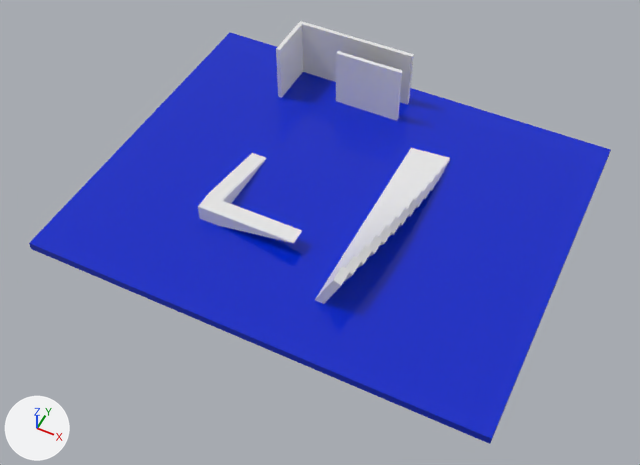
A saved change to the glTF model dev/dev_map.glb.
Rendered twice from a 50 mm lens placed at (64.2, -133.3, 148.1), pointed at (4.5, -13.8, -1.3). The axes (+X, +Y, +Z) are drawn at lower left. The lights are the same throughout. The picture after the commit comes second. Objects named as collision shapes, trigger or cutter boxes, shadow casters or lower levels of detail are left out. Vertices at exactly the same position are counted once.

Objects in the first picture: 'Cube', 'Plane', 'Ramps', 'Stairs'.
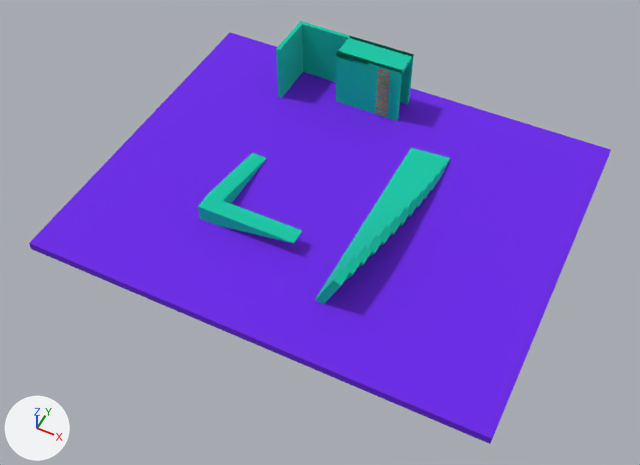
Where the newer file only moved an object's origin or applied its transform, the numbers keep the older frame.

Boxes (x1, y1, x2, y2) around the edits, measured in the pictures (640 x 465 px):
'Plane', recoloured (blue to purple): (29, 32, 611, 444) in both
'Cube', recoloured, reshaped (darker): (276, 21, 414, 121) in both
'Ramps', recoloured (white to cyan): (315, 148, 450, 304) in both
'Stairs', recoloured (white to cyan): (198, 153, 302, 243) in both
'Cube.001', added: after (376, 68, 390, 115)
part 1 of me_cube_009, added (cyan): after (336, 36, 414, 74)
part 2 of me_cube_009, recoloured (darker): (276, 21, 414, 121) in both

Diff of the bpy script that builds the scene:
```diff
--- a/dev/dev_map.glb.py
+++ b/dev/dev_map.glb.py
@@ mat_material_001 @@
 mat_material_001 = principled_material('Material.001')
-mat_material_001.base_color = (0.0, 0.0182, 0.57)  # blue #0025c7
+mat_material_001.base_color = (0.0, 0.57, 0.377)  # cyan #00c7a5
 mat_material_001.roughness = 0.0
@@ mat_material @@
+mat_material = principled_material('Material')
+mat_material.base_color = (0.147, 0.0155, 0.8)  # purple #6b21e7
+mat_material.roughness = 1.0
@@ mat_material_002 @@
+mat_material_002 = principled_material('Material.002')
+mat_material_002.base_color = (0.8, 0.00246, 0.0)  # red #e70800
+mat_material_002.roughness = 1.0
@@ me_cube_001 @@
 me_cube_001.from_pydata(...)  # 258 vertices, 492 faces; spans x -13.7..10.3, y -20.0..4.0, z 1.0..5.0
+me_cube_001.materials.append(mat_material_001)  # cyan #00c7a5
@@ me_cube_007 @@
 me_cube_007.from_pydata(...)  # 8 vertices, 12 faces; spans x -50.4..56.4, y -47.0..40.0, z -1.0..1.0
-me_cube_007.materials.append(mat_material_001)  # blue #0025c7
+me_cube_007.materials.append(mat_material)  # purple #6b21e7
@@ me_cube_009 @@
 # used by ob_cube; location = (22.8, 3.9, 2.0)
 # verts and faces of me_cube_009; kept vertices keep their numbers, new ones are numbered from 26
 # before: 5 (-17.0, 30.6, 14.0) at pixel (413, 54), 7 (-34.0, 30.6, 14.0) at pixel (350, 35), 9 (-17.0, 22.6, 14.0) at pixel (400, 72), 11 (-34.0, 22.6, 14.0) at pixel (336, 53)
-me_cube_009.from_pydata(...)  # 26 vertices, 48 faces; spans x -48.0..-17.0, y 17.6..30.6, z -1.0..14.0
+me_cube_009.from_pydata(...)  # 30 vertices, 60 faces; spans x -48.0..-17.0, y 17.6..30.6, z -1.0..14.0
+# me_cube_009 part 1
+for new, old in zip([*range(26, 30)], [5, 7, 9, 11]): verts[new] = verts[old] + (0.0, 0.0, -1.0)
+faces += [(9, 11, 28), (11, 29, 28), (7, 29, 11), (7, 27, 29), (5, 27, 7), (5, 26, 27)]
+faces += [(5, 9, 26), (9, 28, 26), (26, 29, 27), (26, 28, 29), (7, 11, 9), (5, 7, 9)]
+# me_cube_009 part 2: 48 faces spanning x -48.0..-17.0, y 17.6..30.6, z -1.0..14.0 switch from no material to mat_material_001 (cyan #00c7a5)
@@ me_cube_010 @@
 me_cube_010.from_pydata(...)  # 104 vertices, 156 faces; spans x -19.0..-8.8, y -32.0..20.0, z -6.9..4.1
+me_cube_010.materials.append(mat_material_001)  # cyan #00c7a5
@@ me_cube @@
+me_cube.from_pydata(...)  # 288 vertices, 528 faces; spans x -4.7..-1.7, y 25.81..26.61, z -5.0..8.4
+me_cube.materials.append(mat_material_002)  # red #e70800
@@ ob_cube_001 @@
+ob_cube_001 = bpy.data.objects.new('Cube.001', me_cube)
+ob_cube_001.location = (4.8, 0.2, 7.0)
```
